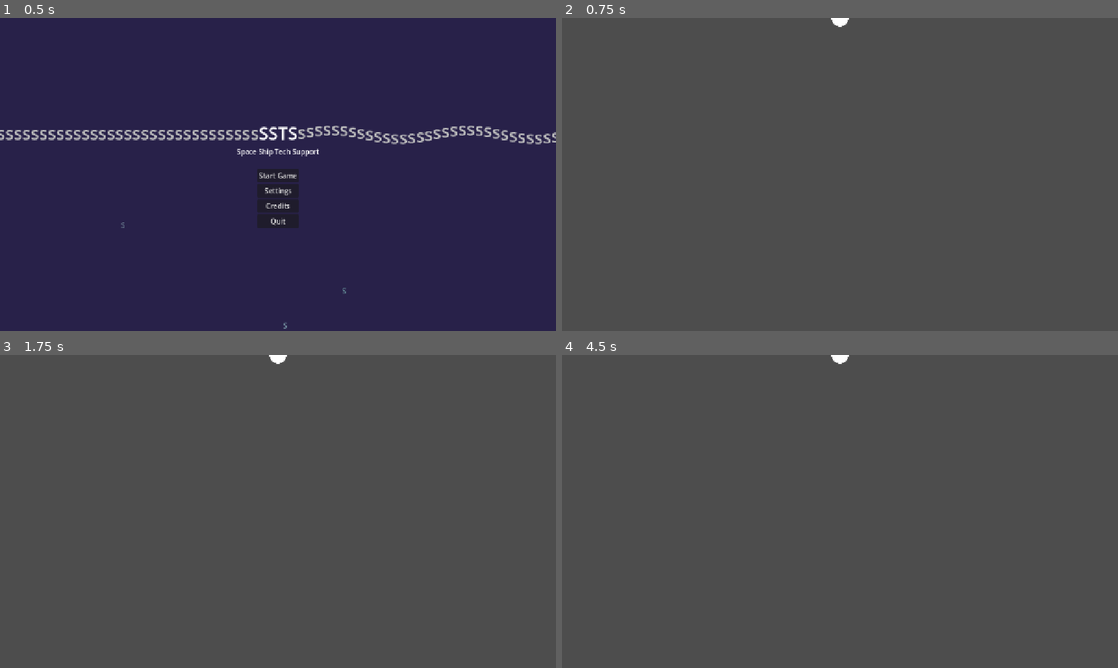
Above: before the commit, frames 1-4 (two rows, left to right).
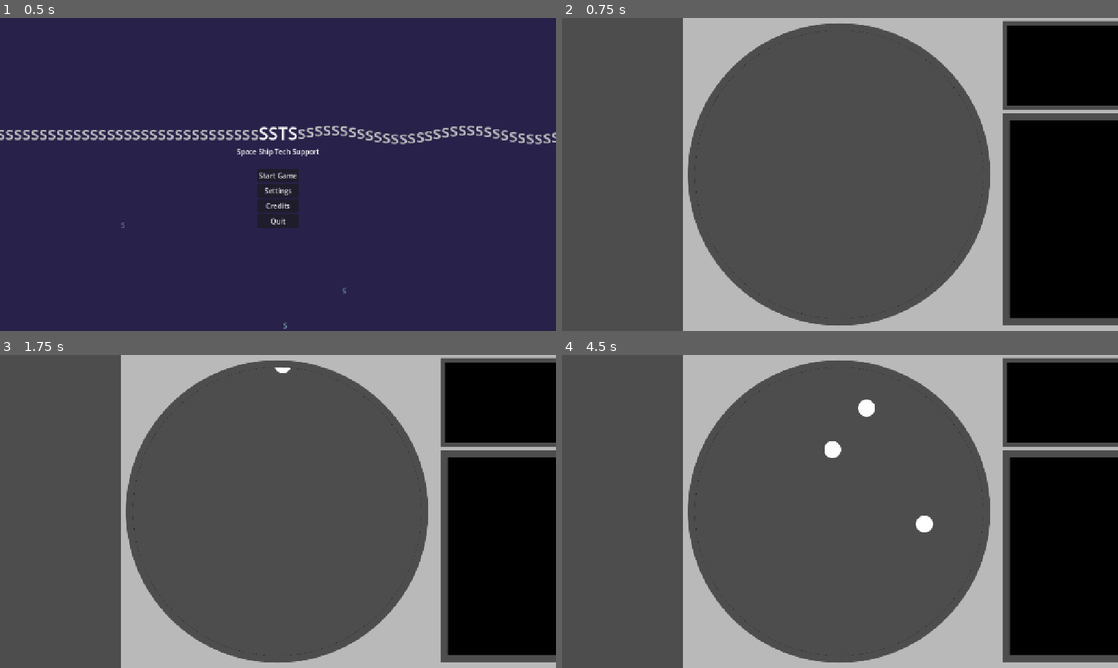
Above: after the commit, the same moments.

Repository: MisterIXI/godot-wildjam-98
Game: Godot game, scene res://scenes/main_menu/main_menu.tscn
The game is run twice, just before and just after one commit, with the same random seed, the same clock (stepped at 60 frames per second) and the same inputs.
Inputs:
- Up to frame 1 (0.5 s): no input
- Up to frame 2 (0.75 s): click "Start Game" at 0.5 s
- Up to frame 3 (1.75 s): tap Enter at 1.25 s
- Up to frame 4 (4.5 s): no input

Frame 1 is identical in both runs. In frame 2, 35% of the frame differs, in the area x 21-100%, y 0-100%; in frame 3, 35%; in frame 4, 35%.

Commit message:
WIP 2 Radar moving circles with speed and offset controll

Diff:
--- a/space-ship-support/scenes/radar/radar_scene.gd
+++ b/space-ship-support/scenes/radar/radar_scene.gd
@@ -2,16 +2,16 @@
 
 const SHIP_LOAD = preload("res://scenes/radar/ship.tscn")
 
-@export var ship_speed = 0
+@export var ship_speed = 200
+@export var offset = 1.5
 
 var random = RandomNumberGenerator.new()
 var spawn = null
 
-func _ready() -> void:
-	print("test")
+func _on_spawn_timer_timeout() -> void:
+
 	var random_outcome = random.randf_range(0, 8)
-	print("test")
-	print(str(random_outcome))
+
 	if random_outcome < 1:
 		spawn = $SpawnPoint1
 	elif random_outcome < 2:
@@ -29,7 +29,7 @@
 	elif random_outcome < 8:
 		spawn = $SpawnPoint8
 	var new_ship = SHIP_LOAD.instantiate()
-
-
+	#new_ship.velocity.y = -3
+	new_ship.ship_setup(random_outcome,ship_speed,offset)
 	spawn.add_child(new_ship)
 	pass
--- a/space-ship-support/scenes/radar/radar_scene.tscn
+++ b/space-ship-support/scenes/radar/radar_scene.tscn
@@ -1,13 +1,17 @@
 [gd_scene format=3 uid="uid://duhy8dfqmo7m5"]
 
 [ext_resource type="Script" uid="uid://dkgwljjmamg5y" path="res://scenes/radar/radar_scene.gd" id="1_x4jdq"]
+[ext_resource type="Texture2D" uid="uid://b1ggufgomqawo" path="res://assets/placeholder_art/radarboard_cut.png" id="2_jtmd1"]
 
 [node name="RadarScene" type="Node2D" unique_id=431484288]
 script = ExtResource("1_x4jdq")
 
+[node name="Area2D" type="Area2D" parent="." unique_id=123040192]
+
 [node name="TestCamera2D" type="Camera2D" parent="." unique_id=1634190873]
 
 [node name="SpawnTimer" type="Timer" parent="." unique_id=1858492949]
+autostart = true
 
 [node name="SpawnPoint1" type="Marker2D" parent="." unique_id=36111795]
 position = Vector2(0, -360)
@@ -32,3 +36,9 @@
 
 [node name="SpawnPoint8" type="Marker2D" parent="." unique_id=1192315032]
 position = Vector2(-270, -270)
+
+[node name="Sprite2D" type="Sprite2D" parent="." unique_id=566211853]
+position = Vector2(278, 0)
+texture = ExtResource("2_jtmd1")
+
+[connection signal="timeout" from="SpawnTimer" to="." method="_on_spawn_timer_timeout"]
--- /dev/null
+++ b/space-ship-support/scenes/radar/ship.gd
@@ -0,0 +1,69 @@
+extends Area2D
+
+var y_mod
+var x_mod
+var ship_speed
+var ship_offset
+var ship_Position
+var offset_y
+
+func ship_setup(Position,speed,offset):
+	ship_speed = speed
+	ship_offset = offset
+	if Position < 1:
+		ship_Position = 1
+		x_mod = 0
+		y_mod = 1
+	elif Position < 2:
+		ship_Position = 2
+		x_mod = -0.5
+		y_mod = 0.5
+	elif Position < 3:
+		ship_Position = 3
+		x_mod = -1
+		y_mod = 0
+	elif Position < 4:
+		ship_Position = 4
+		x_mod = -0.5
+		y_mod = -0.5
+	elif Position < 5:
+		ship_Position = 5
+		x_mod = 0
+		y_mod = -1
+	elif Position < 6:
+		ship_Position = 6
+		x_mod = 0.5
+		y_mod = -0.5
+	elif Position < 7:
+		ship_Position = 7
+		x_mod = 1
+		y_mod = 0
+	elif Position < 8:
+		ship_Position = 8
+		y_mod = 0.5
+		x_mod = 0.5
+	#use the decimels on the generated nummber for a another random outcome
+	if Position - ship_Position + 1 >= 0.5:
+		offset_y = true
+	else:
+		offset_y = false
+
+
+
+
+func _process(delta: float) -> void:
+	if ship_Position == 2 or ship_Position == 4 or ship_Position == 6 or ship_Position == 8:
+		#Position controlls for the X flying ships
+		if offset_y == true:
+			position.y += ship_speed * y_mod * delta * ship_offset
+			position.x += ship_speed * x_mod * delta / ship_offset
+		else:
+			position.y += ship_speed * y_mod * delta / ship_offset
+			position.x += ship_speed * x_mod * delta * ship_offset
+			#Position controlls for the + flying ships
+	elif  ship_Position == 1 or ship_Position == 5:
+			position.y += ship_speed * delta / ship_offset
+			position.x += ship_speed * 0.5 / ship_offset * delta
+	elif ship_Position == 3 or ship_Position == 7:
+			position.y += ship_speed * 0.5 / ship_offset * delta
+			position.x += ship_speed * delta / ship_offset
--- a/space-ship-support/scenes/radar/ship.tscn
+++ b/space-ship-support/scenes/radar/ship.tscn
@@ -1,11 +1,13 @@
 [gd_scene format=3 uid="uid://py13r334qxcm"]
 
 [ext_resource type="Texture2D" uid="uid://bxb5cldblmf1y" path="res://assets/placeholder_art/ship.png" id="1_f5wym"]
+[ext_resource type="Script" uid="uid://h1jhw472rer8" path="res://scenes/radar/ship.gd" id="1_fkp5b"]
 
 [sub_resource type="CircleShape2D" id="CircleShape2D_r7iap"]
 radius = 25.079872
 
 [node name="Ship" type="Area2D" unique_id=617731787]
+script = ExtResource("1_fkp5b")
 
 [node name="Sprite2D" type="Sprite2D" parent="." unique_id=593634741]
 texture = ExtResource("1_f5wym")
--- a/space-ship-support/scenes/ship_log/Ship_log_text.tscn
+++ b/space-ship-support/scenes/ship_log/Ship_log_text.tscn
@@ -57,7 +57,7 @@
 &"disapear": SubResource("Animation_p8ccu")
 }
 
-[node name="ShipLogText" type="Label"]
+[node name="ShipLogText" type="Label" unique_id=1922605172]
 editor_description = "Font made by: Jayvee Enaguas"
 offset_right = 151.0
 offset_bottom = 23.0
@@ -67,16 +67,14 @@
 vertical_alignment = 2
 script = ExtResource("1_p8ccu")
 
-[node name="Area2D" type="Area2D" parent="."]
+[node name="Area2D" type="Area2D" parent="." unique_id=153728110]
 collision_mask = 8
 
-[node name="CollisionShape2D" type="CollisionShape2D" parent="Area2D"]
+[node name="CollisionShape2D" type="CollisionShape2D" parent="Area2D" unique_id=1312318265]
 position = Vector2(3, 12)
 shape = SubResource("SegmentShape2D_p8ccu")
 
-[node name="AnimationPlayer" type="AnimationPlayer" parent="."]
-libraries = {
-&"": SubResource("AnimationLibrary_lc460")
-}
+[node name="AnimationPlayer" type="AnimationPlayer" parent="." unique_id=738006370]
+libraries/ = SubResource("AnimationLibrary_lc460")
 
 [connection signal="area_entered" from="Area2D" to="." method="_on_area_2d_area_entered"]
Not shown, added: space-ship-support/scenes/radar/ship.gd.uid
Not shown: 1 places in space-ship-support/scenes/ship_log/Ship_log_text.tscn that only renumber resources
